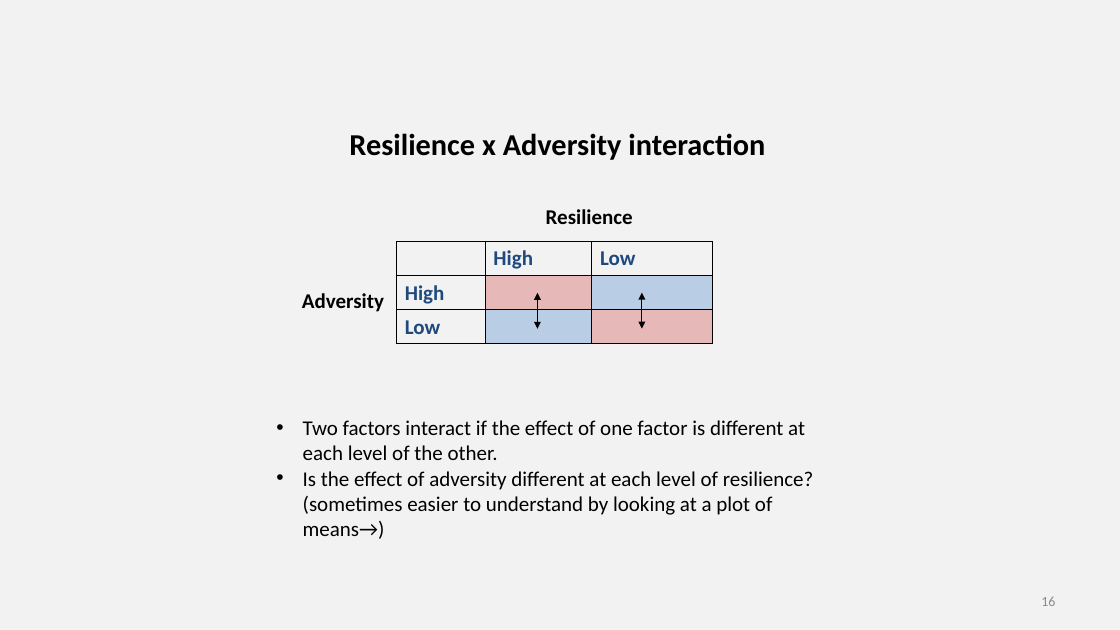
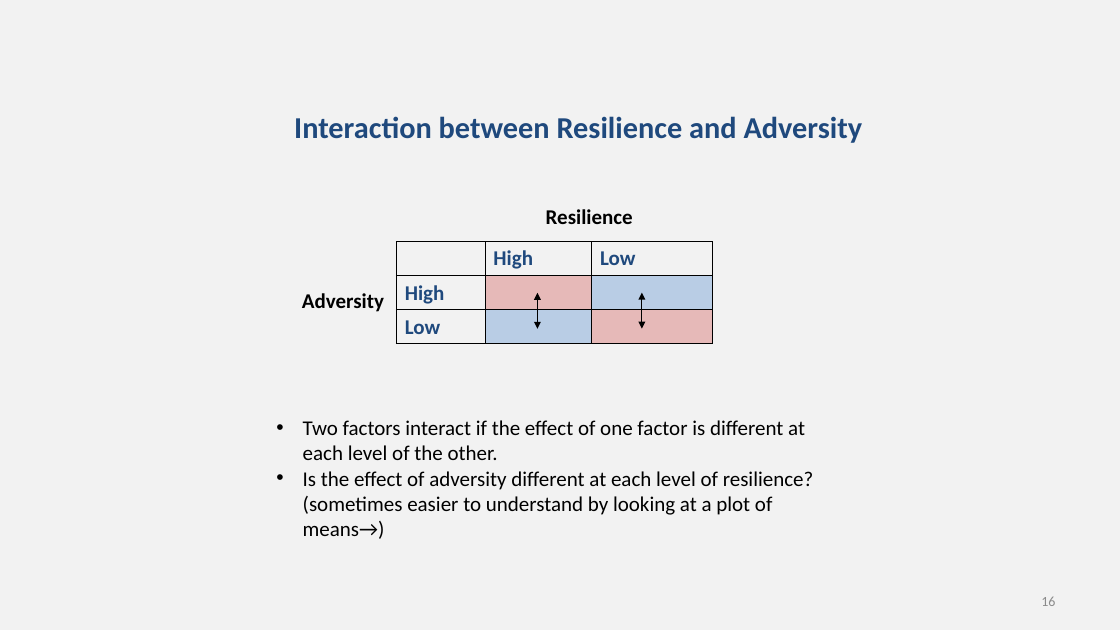
Before and after one commit to chrisjberry/datafluencyCB, a slide deck: slide 16 of docs/slides/PSYC753_L3_ANOVA_1.pptx. Drawn at 1120x630 pixels with LibreOffice and Linux fonts; fonts in the diff are those of the drawing. Boxes give left, top, right and bottom in pixels: in the first picture for what was removed or moved away, otherwise in the second. Text is boxed around its words. In the diff, an @@ line names an element or a change of style, - is before the commit and + after.

```diff
--- a/docs/slides/PSYC753_L3_ANOVA_1.pptx
+++ b/docs/slides/PSYC753_L3_ANOVA_1.pptx
@@ text at (294, 116, 863, 143): text changed; text colour #000000 to #1F497D @@
-Resilience x Adversity interaction
+Interaction between Resilience and Adversity
```
Also in this commit, not shown: 9 other slides changed, 2 slides added, 1 slide removed.
